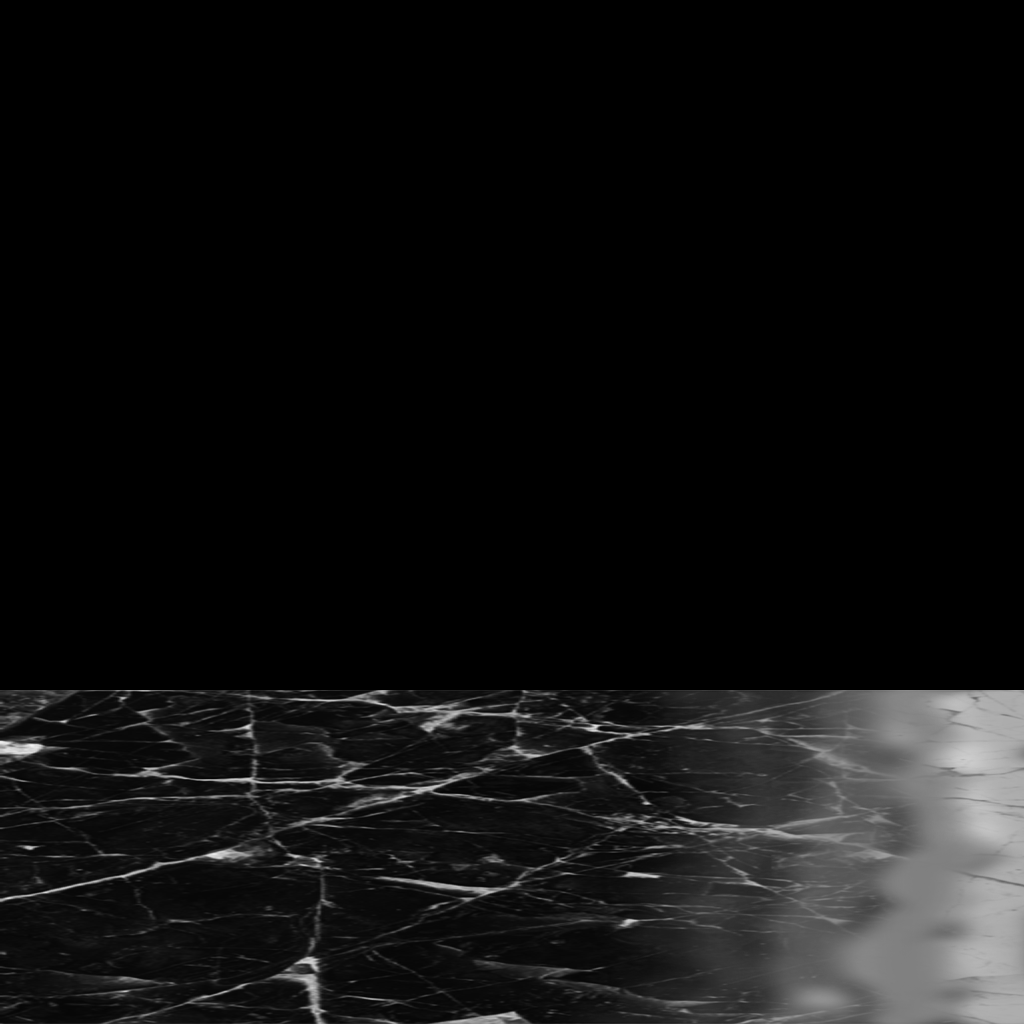
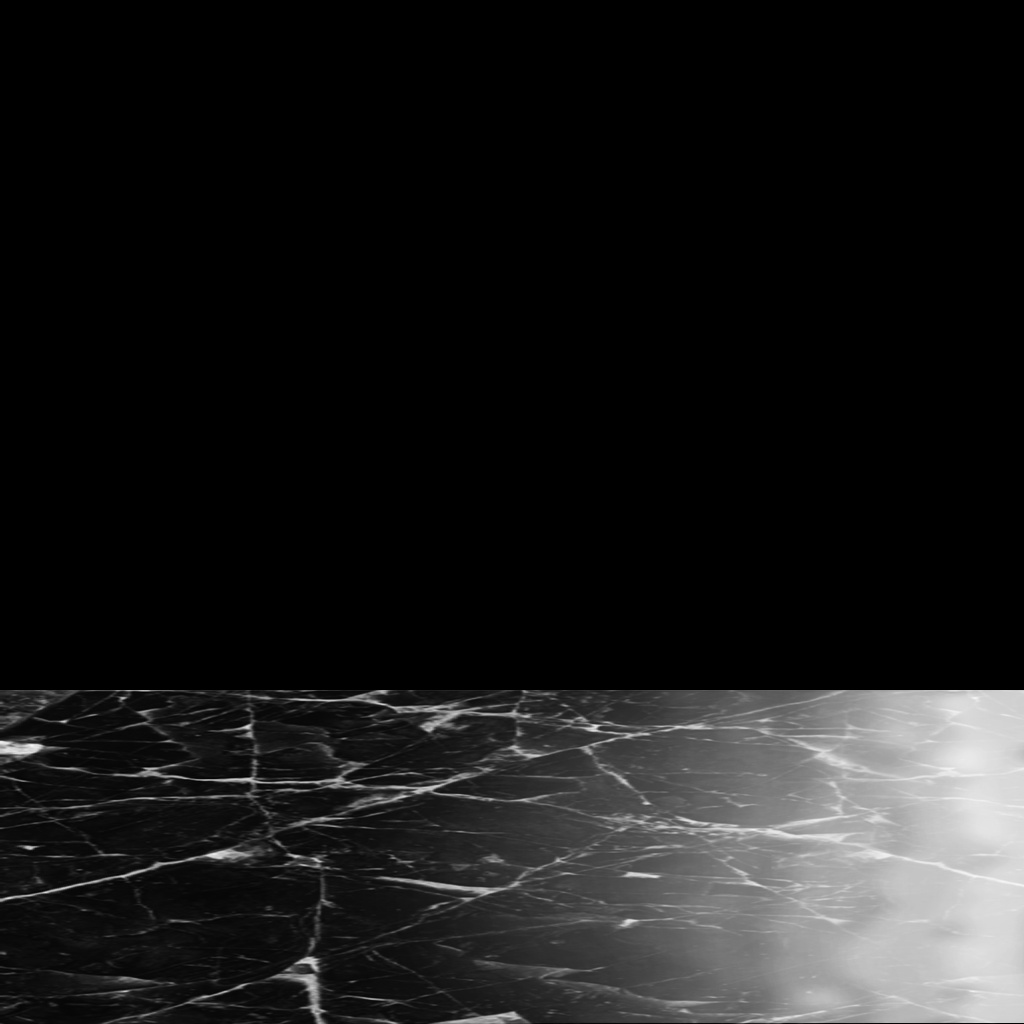
The second 1024×1024 image is a revision of the first. Changes to its layers:
painted on "Layer 1 copy 2" over [left=263, top=690, right=1024, bottom=1024]
hid "Layer 1" over [left=0, top=690, right=1024, bottom=1024]
